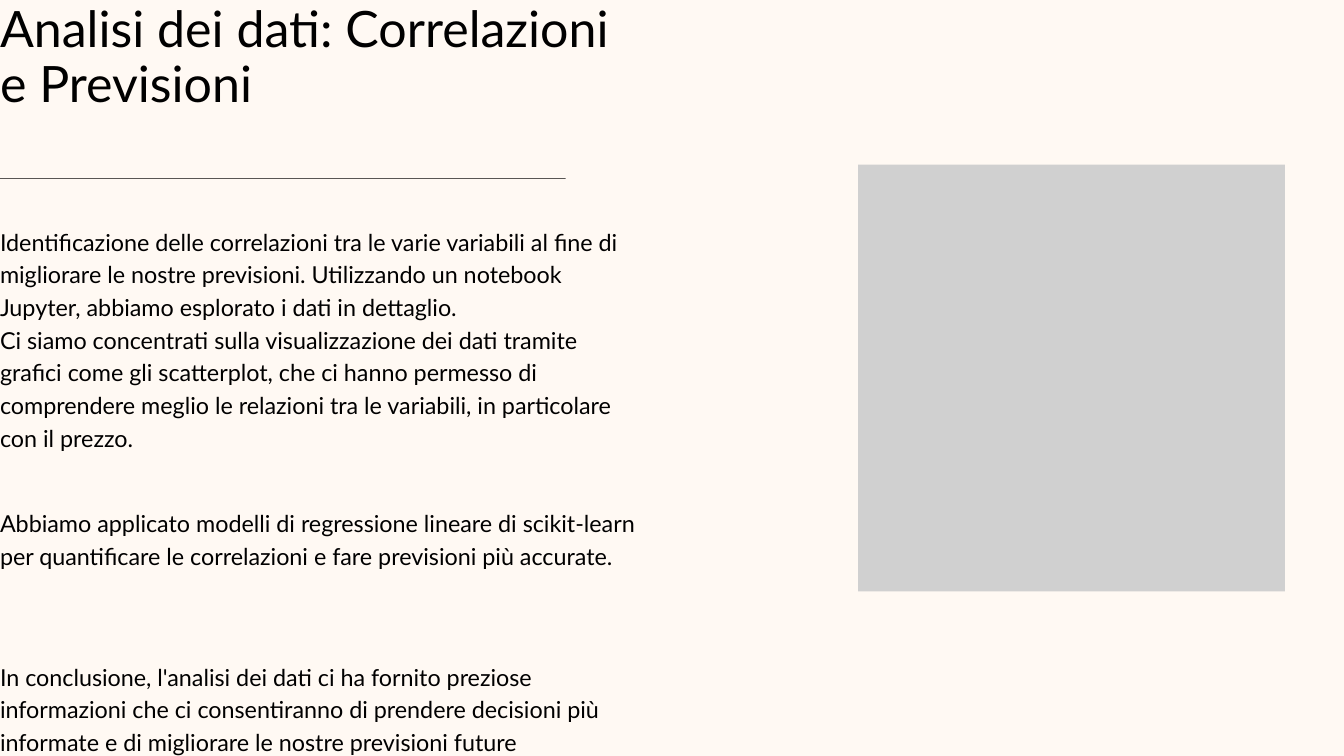
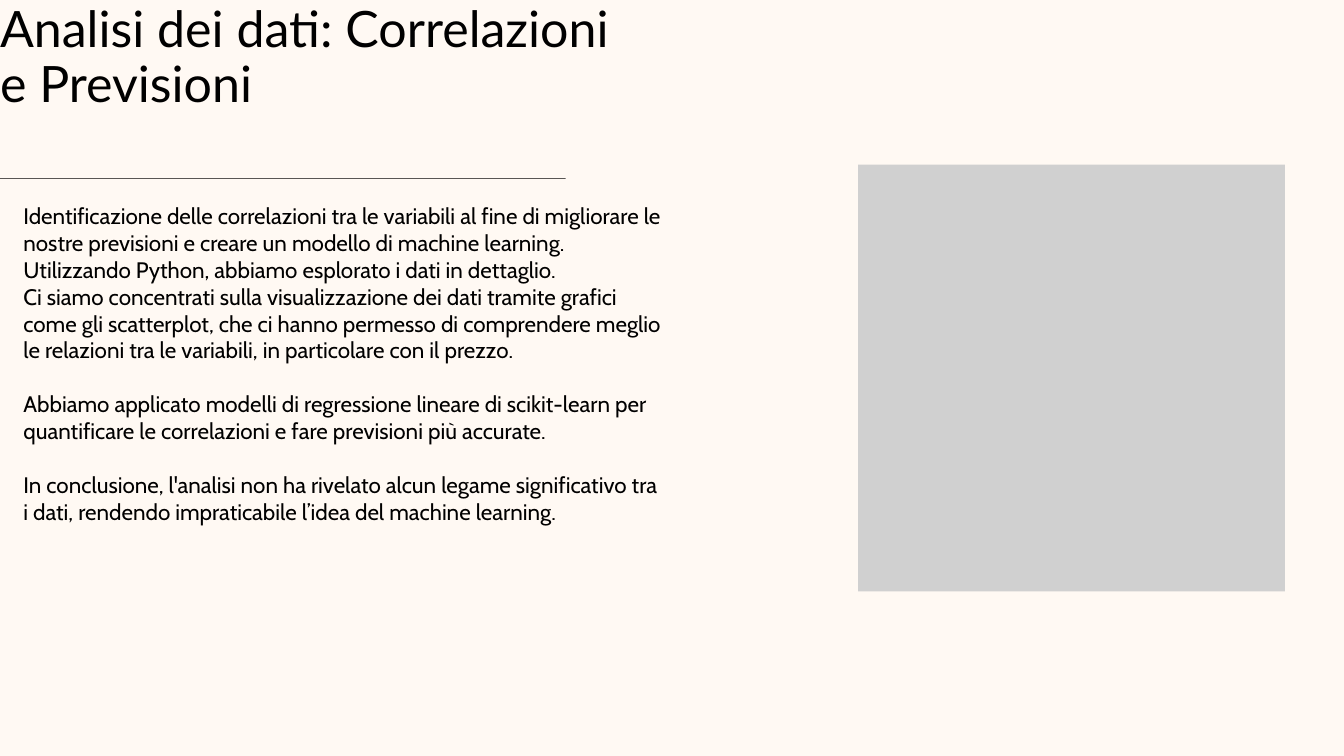
Before and after one commit to KKatowice/ProjectWork, a slide deck: slide 7 of presentazione/Presentazione ProjectWork-DrivenChoice.pptx. Drawn at 1344x756 pixels with LibreOffice and Linux fonts; fonts in the diff are those of the drawing; grey boxes stand for pictures. Boxes give left, top, right and bottom in pixels: in the first picture for what was removed or moved away, otherwise in the second. Text is boxed around its words. In the diff, an @@ line names an element or a change of style, - is before the commit and + after.

Commit message:
upppp

```diff
--- a/presentazione/Presentazione ProjectWork-DrivenChoice.pptx
+++ b/presentazione/Presentazione ProjectWork-DrivenChoice.pptx
@@ text "Identificazione delle correlazioni tra le ...": place and size @@
-text "Identificazione delle correlazioni tra le ..." at (0,233,618,451)
+text "Identificazione delle correlazioni tra le ..." at (23,207,661,526)
@@ text at (23,207,661,284): text changed; size 25 to 24 pt; font Lato to Cabin @@
-Identificazione delle correlazioni tra le varie variabili al fine di migliorare le nostre previsioni. Utilizzando un notebook Jupyter, abbiamo esplorato i dati in dettaglio.
+Identificazione delle correlazioni tra le variabili al fine di migliorare le nostre previsioni e creare un modello di machine learning. Utilizzando Python, abbiamo esplorato i dati in dettaglio.
@@ text at (23,288,661,364): size 25 to 24 pt, font Lato to Cabin in "Ci siamo concentrati sulla visualizzazione dei dati ..."; line spacing 35pt to 1 @@
@@ text at (23,395,657,526): paragraphs added @@
+Abbiamo applicato modelli di regressione lineare di scikit-learn per quantificare le correlazioni e fare previsioni più accurate.
+In conclusione, l'analisi non ha rivelato alcun legame significativo tra i dati, rendendo impraticabile l’idea del machine learning.
@@ text removed at (0,514,635,569) @@
-Abbiamo applicato modelli di regressione lineare di scikit-learn per quantificare le correlazioni e fare previsioni più accurate.
@@ text removed at (0,668,599,756) @@
-In conclusione, l'analisi dei dati ci ha fornito preziose informazioni che ci consentiranno di prendere decisioni più informate e di migliorare le nostre previsioni future
```
